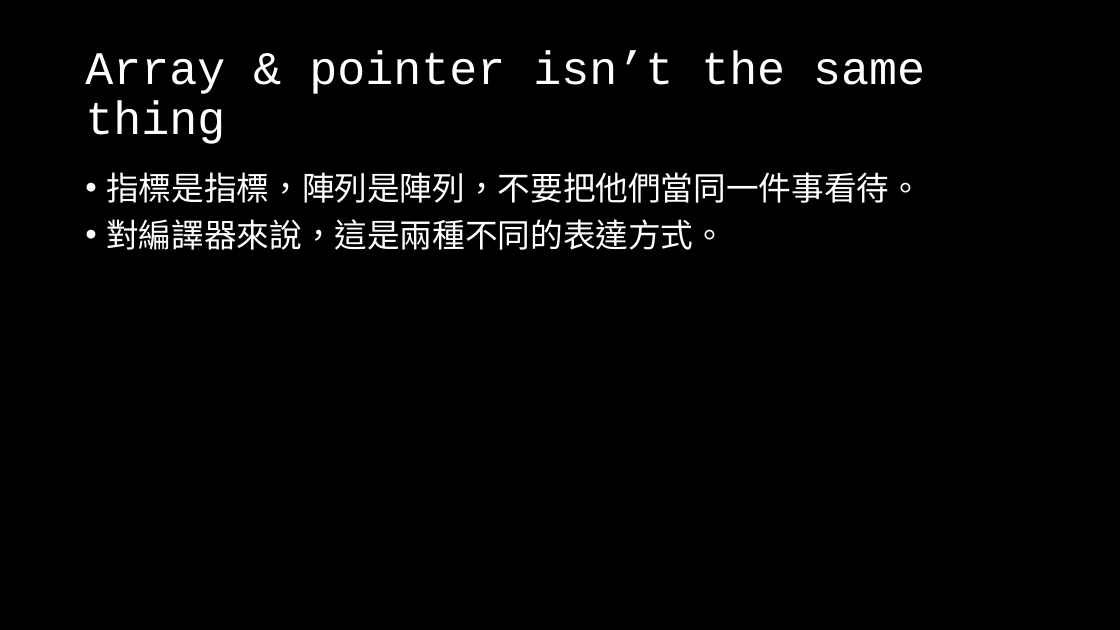
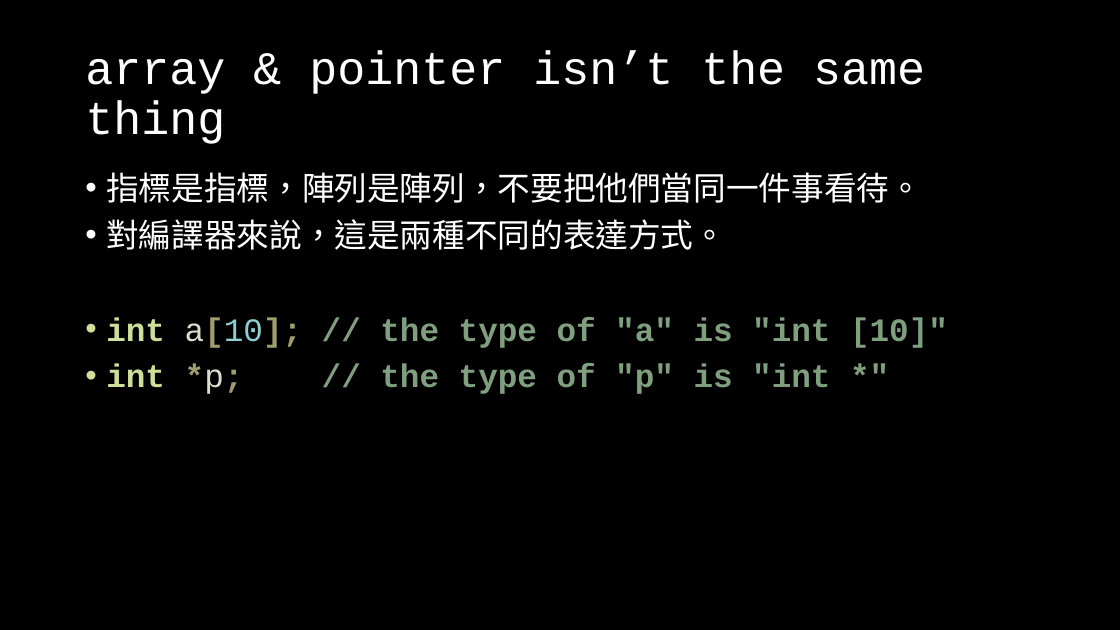
Before and after one commit to OEmiliatanO/those_c_prog_didnt_teach, a slide deck: slide 41 of Ch2/Ch2-pointer & array.pptx (slide 32 before the commit). Drawn at 1120x630 pixels with LibreOffice and Linux fonts; fonts in the diff are those of the drawing. Boxes give left, top, right and bottom in pixels: in the first picture for what was removed or moved away, otherwise in the second. Text is boxed around its words. In the diff, an @@ line names an element or a change of style, - is before the commit and + after.

Commit message:
update Ch2 & Ch3 ppt

```diff
--- a/Ch2/Ch2-pointer & array.pptx
+++ b/Ch2/Ch2-pointer & array.pptx
@@ title at box(85, 51, 925, 144): text changed @@
-Array & pointer isn’t the same thing
+array & pointer isn’t the same thing
@@ text at box(106, 317, 948, 394): paragraphs added @@
+• int a[10]; // the type of "a" is "int [10]"
+• int *p; // the type of "p" is "int *"
```
Also in this commit, not shown: 36 other slides changed, 12 slides added, 3 other files.
